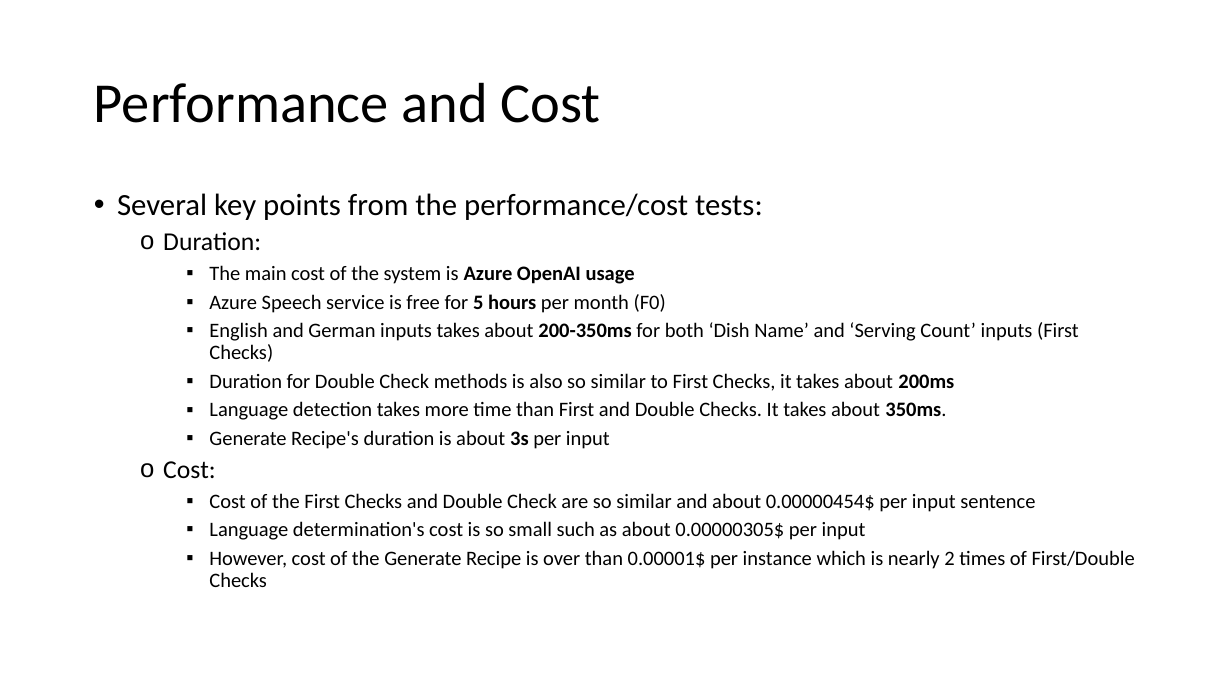
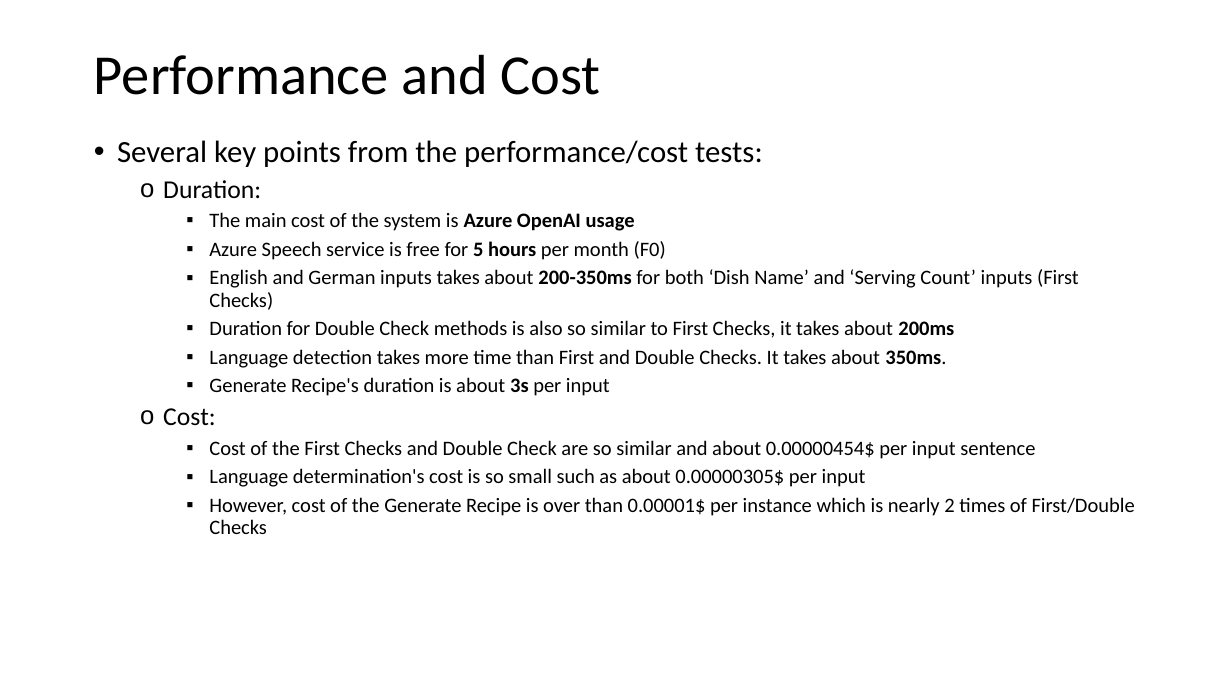
Before and after one commit to deepnetworkgmbh/generative-ai, a slide deck: slide 6 of recipe_generation/PresentationCenk.pptx (slide 5 before the commit). Drawn at 1232x693 pixels with LibreOffice and Linux fonts; fonts in the diff are those of the drawing. Boxes give left, top, right and bottom in pixels: in the first picture for what was removed or moved away, otherwise in the second. Text is boxed around its words. In the diff, an @@ line names an element or a change of style, - is before the commit and + after.

```diff
--- a/recipe_generation/PresentationCenk.pptx
+++ b/recipe_generation/PresentationCenk.pptx
@@ title "Performance and Cost": place and size @@
-title "Performance and Cost" at [94, 82, 601, 123]
+title "Performance and Cost" at [94, 54, 601, 95]
@@ text "Several key points from the ...": place and size @@
-text "Several key points from the ..." at [117, 193, 1135, 587]
+text "Several key points from the ..." at [117, 140, 1135, 534]
```
Also in this commit, not shown: 4 other slides changed, 1 slide added.
